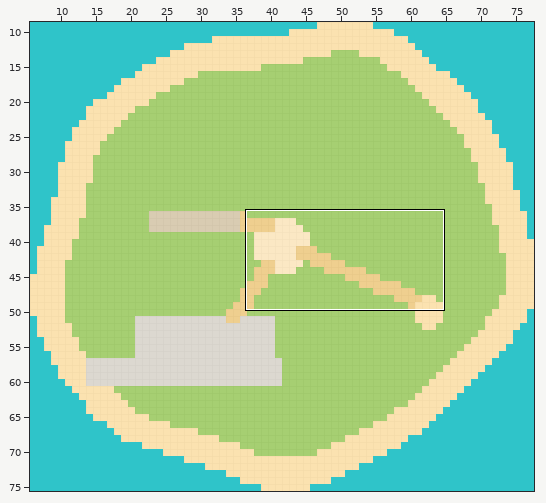
A Tiled map (JSON) gets an edit: web/public/maps/tahiti.tmj. The first picture is a wide view before the edit; the outline marks the close-up.
Close-up. Before:
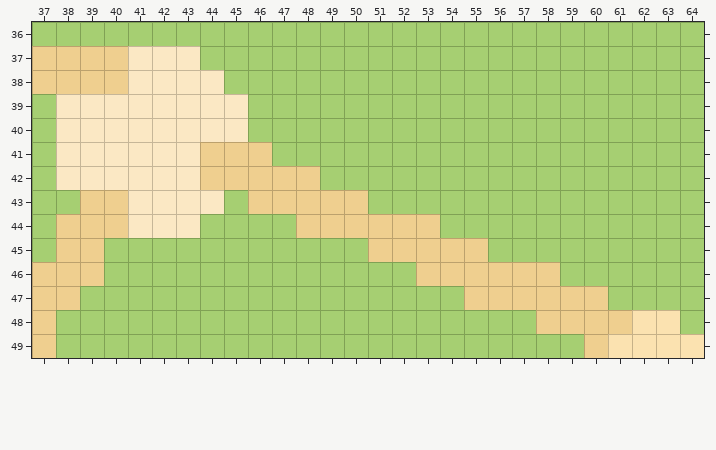
Cells are 16x16 px. Shown: x 37..64, y 36..49. The commit also changed other parts of the map, which this record leaves out.
The same view after the edit:
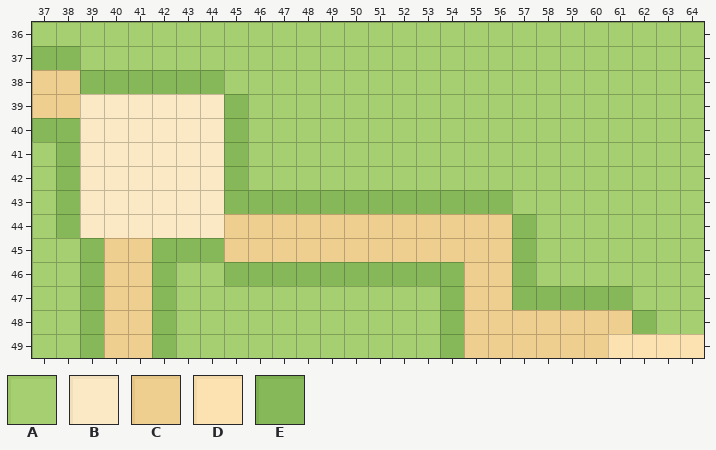
Key: from "ground": A 0 "grass", B 4 "plaza", C 8 "path", D 10 "sand", E 15 "grass_edge".
_ is an empty cell.
What changed:
Layer "ground":
Tile B becomes tile A in row 37 at x 41 to 43.
Tile C becomes tile A in row 37 at x 39 to 40; in row 41 at x 46; in row 42 at x 46 to 48; in row 45 at x 38; in row 46 at x 37 to 38 and 58; in row 47 at x 37 to 38.
Tile C becomes tile A in rows 48 to 49 at x 37.
Tile D becomes tile A in row 48 at x 63.
Tile A becomes tile B in row 44 at x 44.
Tile C becomes tile B in rows 41 to 42 at x 44; in rows 43 to 44 at x 39 to 40.
Tile A becomes tile C in row 39 at x 37; in row 44 at x 45 to 47 and 54 to 56; in row 45 at x 40 to 41, 45 to 50 and 56; in rows 46 to 47 at x 40 to 41; in row 48 at x 40 to 41 and 55 to 57; in row 49 at x 40 to 41 and 55 to 59.
Tile B becomes tile C in row 39 at x 38.
Tile A becomes tile E in row 40 at x 37; in row 43 at x 38, 45 and 51 to 56; in row 44 at x 57; in row 45 at x 42 to 44 and 57; in row 46 at x 42 and 45 to 52; in row 47 at x 39, 42, 54 and 61.
Tile A becomes tile E in rows 48 to 49 at x 39, 42 and 54.
Tile B becomes tile E in row 38 at x 41 to 44; in row 39 at x 45; in row 40 at x 38 and 45; in rows 41 to 42 at x 38.
Tile C becomes tile E in row 37 at x 37 to 38; in row 38 at x 39 to 40; in rows 41 to 42 at x 45; in row 43 at x 46 to 50; in row 44 at x 38; in row 45 at x 39.
Tile C becomes tile E in row 46 at x 39, 53 to 54 and 57; in row 47 at x 57 to 60.
Tile D becomes tile E in row 48 at x 62.
